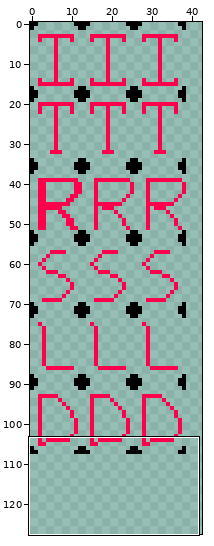
Two states of a sprite sheet, assets/sprites8.png. The first picture is a wide view before the edit; the outline marks the close-up.
Close-up. As it was:
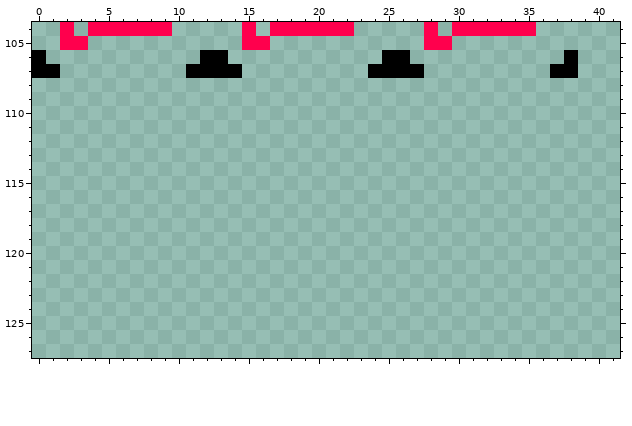
The file is 128x128 pixels. Shown: x 0..41, y 104..127. The wide view leaves out empty margins.
The same view after the edit:
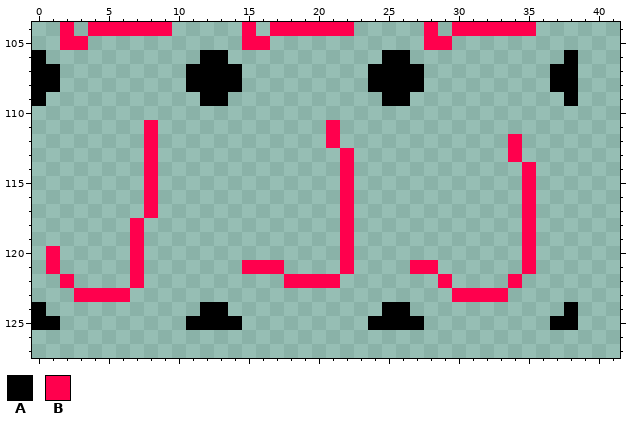
Palette (. is transparent): A #000000  B #ff004d
The edit:
Changed rows in their new state; - is an unchanged pixel.
first column x 0:
108 AA---------AAAA---------AAAA---------AA
109 A-----------AA-----------AA-----------A
111 --------B------------B-----------------
112 --------B------------B------------B----
113 --------B-------------B-----------B----
114 --------B-------------B------------B---
115 --------B-------------B------------B---
116 --------B-------------B------------B---
117 --------B-------------B------------B---
118 -------B--------------B------------B---
119 -------B--------------B------------B---
120 -B-----B--------------B------------B---
121 -B-----B-------BBB----B----BB------B---
122 --B----B----------BBBB-------B----B----
123 ---BBBB-----------------------BBBB-----
124 A-----------AA-----------AA-----------A
125 AA---------AAAA---------AAAA---------AA
Changed places in both close-ups, as pixel boxes (x1, y1, x2, y2):
added: (32, 78, 578, 330)
